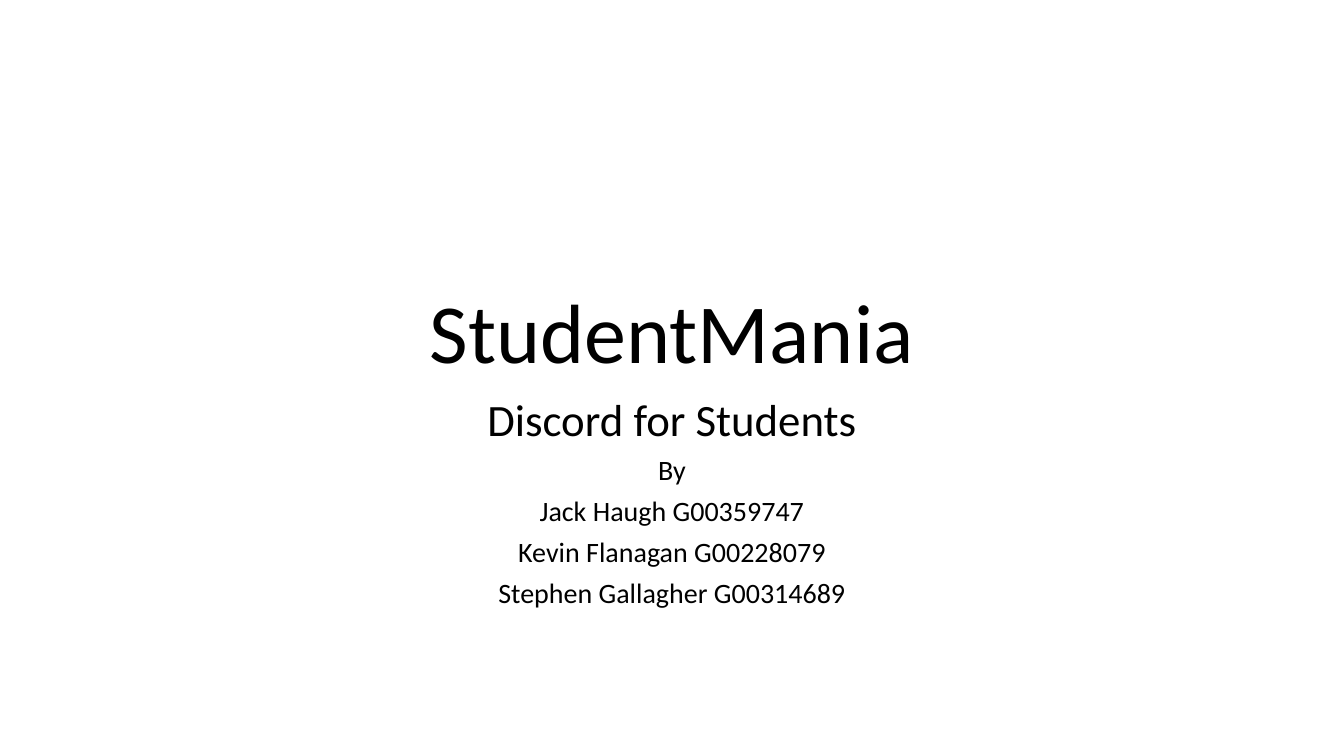
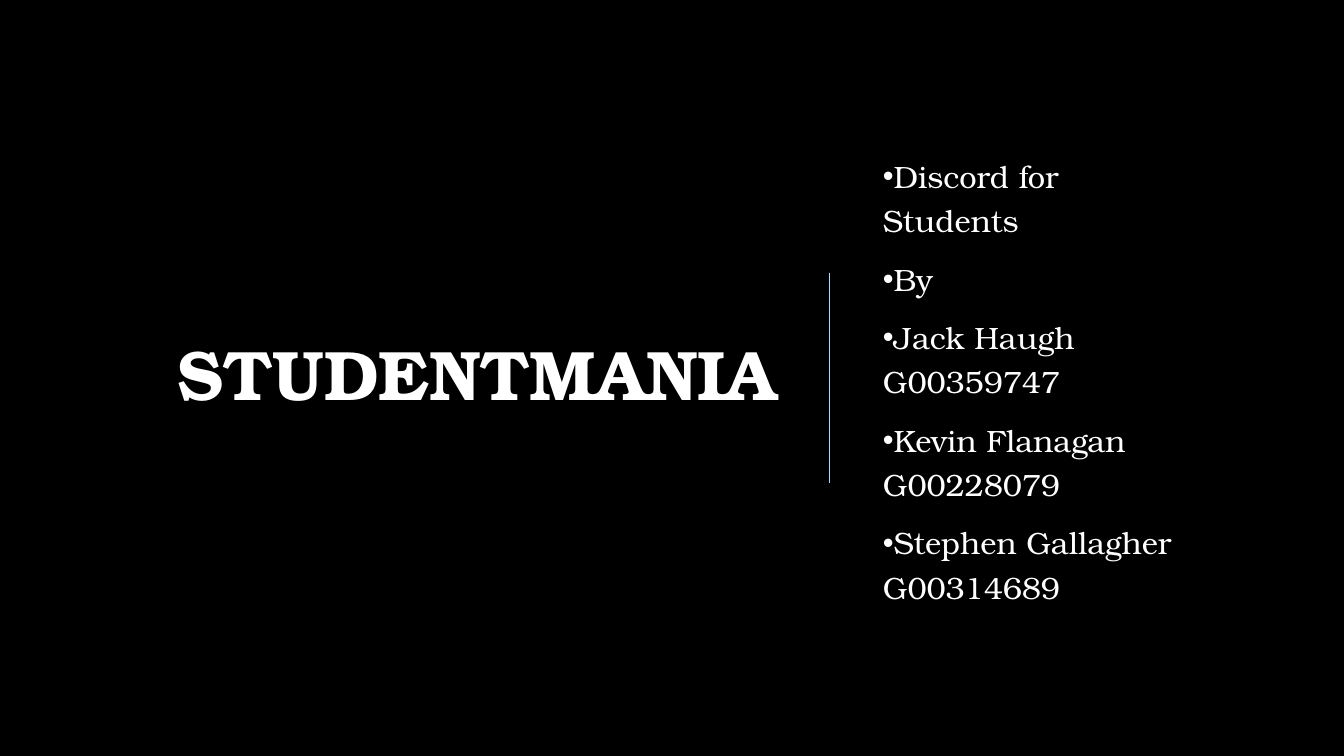
Before and after one commit to GallagherStephen/4thYearProject-Dissertation, a slide deck: slide 1 of Presentation/4th Year Presentation.pptx. Drawn at 1344x756 pixels with LibreOffice and Linux fonts; fonts in the diff are those of the drawing; background and template pictures are left out. Boxes give left, top, right and bottom in pixels: in the first picture for what was removed or moved away, otherwise in the second. Text is boxed around its words. In the diff, an @@ line names an element or a change of style, - is before the commit and + after.

Commit message:
added background to presentation

```diff
--- a/Presentation/4th Year Presentation.pptx
+++ b/Presentation/4th Year Presentation.pptx
@@ background #FFFFFF to picture (left out) @@
@@ title "STUDENTMANIA" at bbox=[177, 351, 776, 401]: vertical alignment bottom to middle @@
@@ subtitle "Discord for Students": place and size @@
-subtitle "Discord for Students" at bbox=[487, 405, 857, 608]
+subtitle "Discord for Students" at bbox=[883, 165, 1171, 600]
@@ subtitle "Discord for Students" at bbox=[883, 165, 1171, 600]: size 32 to 22 pt in "Discord for Students"; font Calibri to TeX Gyre Bonum, text colour #000000 to #FFFFFF; size 20 to 22 pt in "By", "Jack Haugh G00359747", "Kevin Flanagan G00228079", "Stephen Gallagher G00314689"; alignment centre to left; bullet none to •; line spacing 0.8 to 1.2; vertical alignment top to middle @@
@@ line added from (830, 272) to (830, 484), #ABDAFC 1 pt @@
@@ title at bbox=[177, 351, 776, 401]: text changed; size 60 to 50 pt; font Calibri to TeX Gyre Bonum; text colour #000000 to #FFFFFF; bold on @@
-StudentMania
+STUDENTMANIA
```
Also in this commit, not shown: 10 other slides changed, 1 slide removed.
